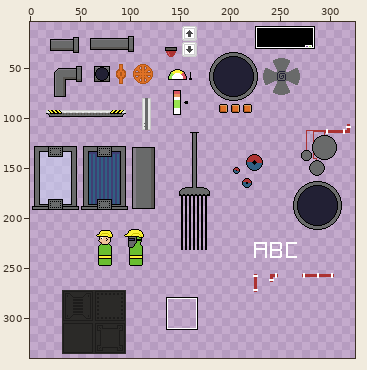
File history of a sprite sheet, Assets/Spritesheet.png. The picture above shows the old version from afar; the outline marks the close-up.
Close-up. Old version:
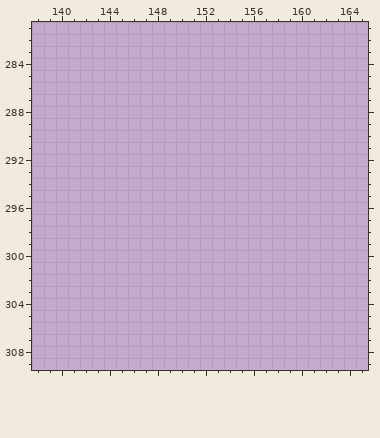
The file is 347x386 pixels. Colours within 5 levels of each other are drawn and written as one. Shown: x 138..165, y 281..309. The wide view leaves out empty margins.
The result:
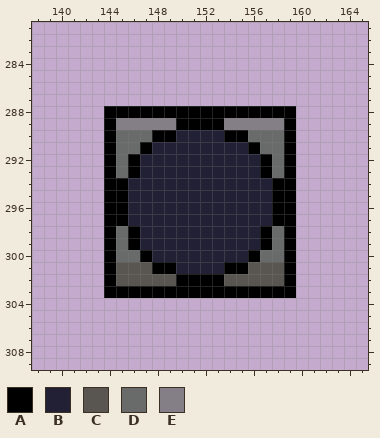
Palette (. is transparent): A #000000  B #222034  C #595652  D #696a6a  E #847e87
The edit:
@@ x 138..165 @@
 287 ............................
-288 ............................
-289 ............................
-290 ............................
-291 ............................
-292 ............................
-293 ............................
-294 ............................
-295 ............................
-296 ............................
-297 ............................
-298 ............................
-299 ............................
-300 ............................
-301 ............................
-302 ............................
-303 ............................
+288 ......AAAAAAAAAAAAAAAA......
+289 ......AEEEEEAAAAEEEEEA......
+290 ......ADDDAABBBBAADDDA......
+291 ......ADDABBBBBBBBADDA......
+292 ......ADABBBBBBBBBBADA......
+293 ......ADABBBBBBBBBBADA......
+294 ......AABBBBBBBBBBBBAA......
+295 ......AABBBBBBBBBBBBAA......
+296 ......AABBBBBBBBBBBBAA......
+297 ......AABBBBBBBBBBBBAA......
+298 ......ADABBBBBBBBBBADA......
+299 ......ADABBBBBBBBBBADA......
+300 ......ADDABBBBBBBBADDA......
+301 ......ACCCAABBBBAACCCA......
+302 ......ACCCCCAAAACCCCCA......
+303 ......AAAAAAAAAAAAAAAA......
 304 ............................
Changed places in both close-ups, as pixel boxes (x1, y1, x2, y2):
added: (104, 106, 296, 298)
